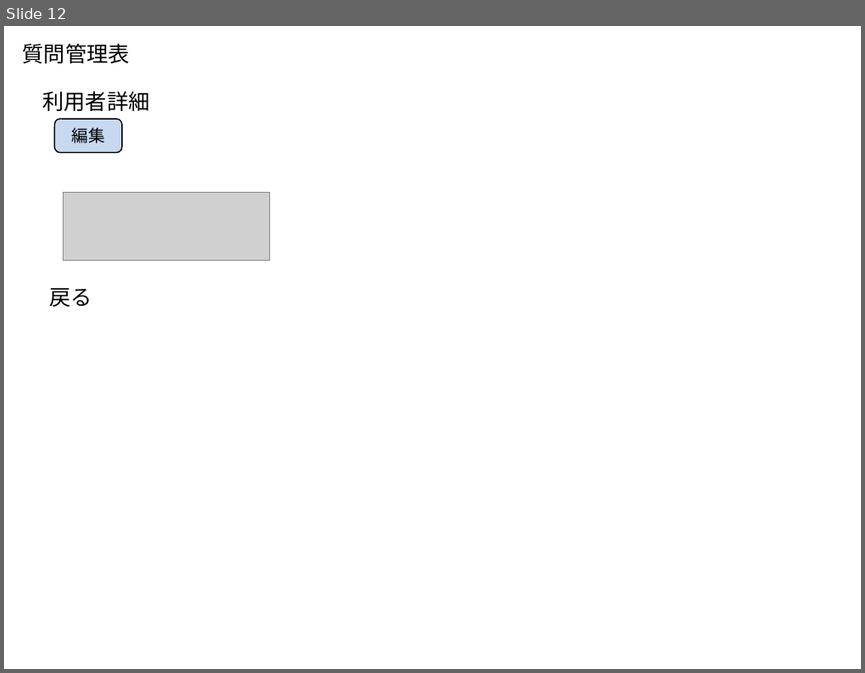
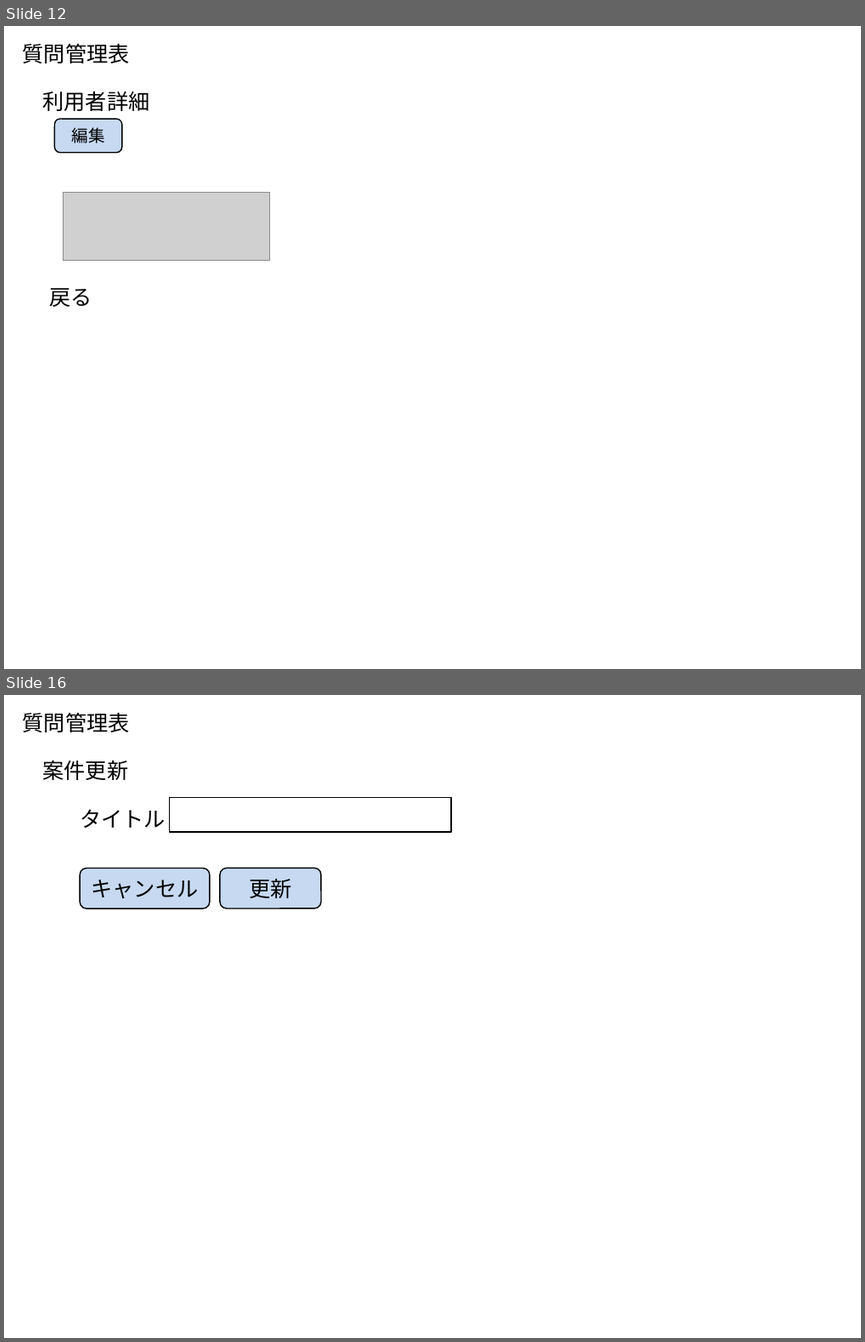
Before and after one commit to t-shimada/qa-docs, a slide deck: 画面一覧.pptx. Shown one above the other, each under a label of ours: slide 12 before the commit, slides 12 and 16 after it; the slides between them are not shown. The pictures are 865x673 and 865x1342 pixels, drawn with LibreOffice and Linux fonts; fonts in the diff are those of the drawing; grey boxes stand for pictures. Boxes give left, top, right and bottom in pixels: in the first picture for what was removed or moved away, otherwise in the second. Text is boxed around its words. In the diff, an @@ line names an element or a change of style, - is before the commit and + after.

Commit message:
案件管理の追加に伴ってドキュメントを修正

```diff
--- a/画面一覧.pptx
+++ b/画面一覧.pptx
@@ slide 16 added at <box>4,695,861,1338</box>, background #FFFFFF @@
@@ text added at <box>23,712,130,732</box>, 18 pt, text #000000 @@
+質問管理表
@@ text added at <box>43,760,129,780</box>, 18 pt, text #000000 @@
+案件更新
@@ text added at <box>80,809,166,828</box>, 18 pt, text #000000 @@
+タイトル
@@ rectangle added at <box>170,797,451,831</box>, fill #FFFFFF, outline #000000 1 pt @@
@@ rounded rectangle added at <box>80,868,210,908</box>, fill #C6D9F1, outline #000000 1 pt, 18 pt, text #000000 @@
+キャンセル
@@ rounded rectangle added at <box>220,868,321,908</box>, fill #C6D9F1, outline #000000 1 pt, 18 pt, text #000000 @@
+更新
```
Also in this commit, not shown: 5 other slides added, 3 other files.
